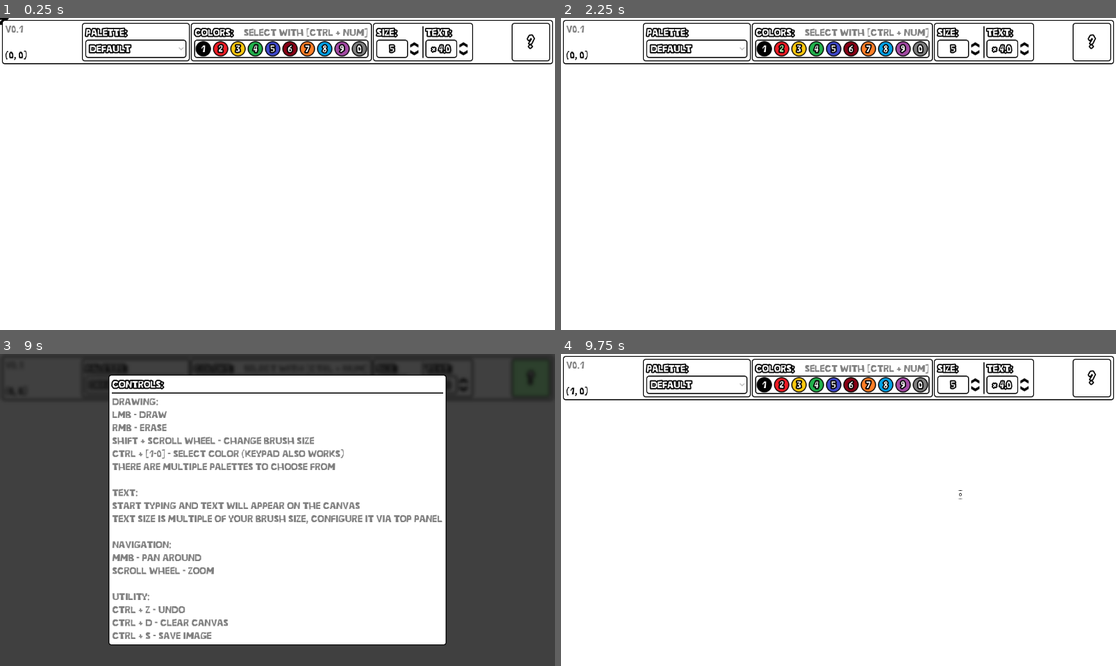
Above: before the commit, frames 1-4 (two rows, left to right).
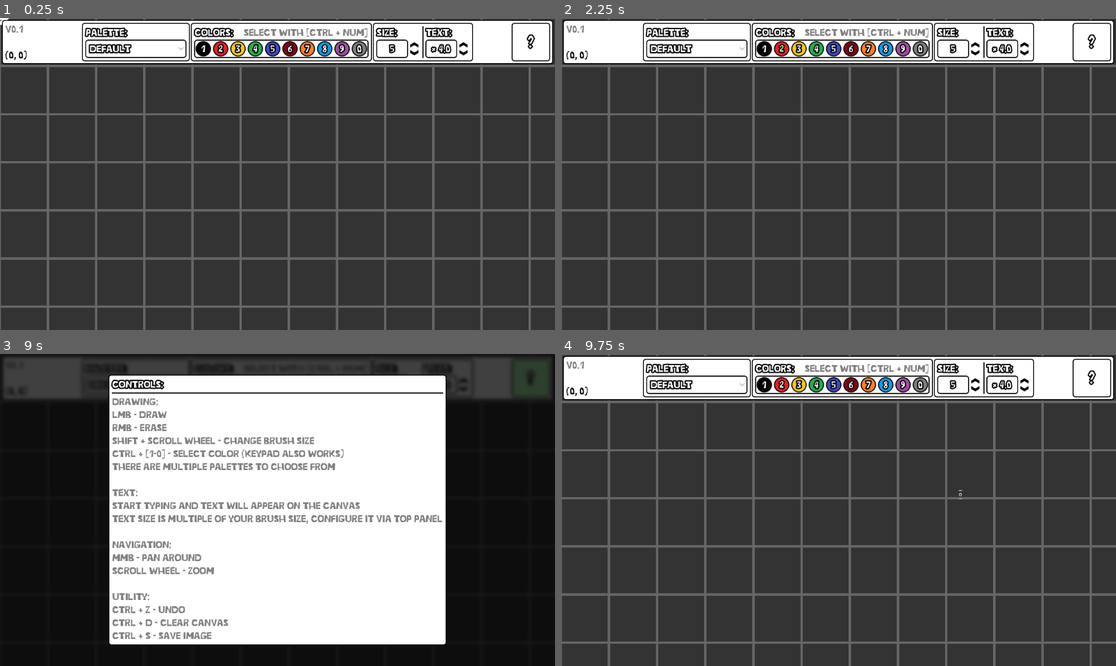
Above: after the commit, the same moments.

Repository: Limofeus/kvikpaint
Game: Godot game, scene res://scenes/main.tscn
Two runs of this game, one before a commit and one after it. Both use one fixed random seed, a clock stepped at 60 frames per second and the inputs below.
Inputs (mouse positions are in pixels of both pictures, inside the frame that each line leads up to):
- Up to frame 1 (0.25 s): no input
- Up to frame 2 (2.25 s): click "Default" at 0.5 s; click "1" at 1.25 s; click "2" at 2 s
- Up to frame 3 (9 s): click "3" at 2.75 s; click "4" at 3.5 s; click "5" at 4.25 s; click "6" at 5 s; click "7" at 5.75 s; click "8" at 6.5 s; click "9" at 7.25 s; click "0" at 8 s; click "?" at 8.75 s
- Up to frame 4 (9.75 s): tap Enter at 9.5 s; move the mouse to (960, 494) at 9.52 s; hold Right (arrow_right) from 9.53 s (still down); hold Ctrl (ctrl_modifier_key) from 9.53 s (still down); click (960, 494) at 9.67 s

The runs differ from the first frame. In frame 1, 86% of the frame differs, in the area x 0-100%, y 0-100%; in frame 2, 86%; in frame 3, 38%; in frame 4, 86%.
Error before the commit: Invalid access to property or key 'save_file_version' on a base object of type 'Nil'. (res://scripts/save_system.gd:84)
Error after the commit: Invalid access to property or key 'save_file_version' on a base object of type 'Nil'. (res://scripts/save_system.gd:118)

Commit message:
Я потратил СЛИШКОМ много времени ища баг в многопоточности но как оказалось он происходил из-за call_deffered в контроллере.. пипец короче вот по этому нужно бутстрап использовать а не задержку на обновление добавлять

Diff:
--- a/scenes/main.tscn
+++ b/scenes/main.tscn
@@ -466,6 +466,8 @@
 anchors_preset = 15
 anchor_right = 1.0
 anchor_bottom = 1.0
+offset_top = -1.0
+offset_bottom = -1.0
 grow_horizontal = 2
 grow_vertical = 2
 script = ExtResource("31_qkpxi")
@@ -505,10 +507,6 @@
 theme_override_font_sizes/font_size = 15
 vertical_alignment = 1
 
-[node name="ColorRect" type="ColorRect" parent="." unique_id=1999692638]
-offset_right = 40.0
-offset_bottom = 40.0
-
 [connection signal="item_selected" from="InterfaceLayer/MarginContainer/VBoxContainer/PanelContainer/MarginContainer/HBoxContainer/CenterContainer/PanelContainer/MarginContainer/VBoxContainer/OptionButton" to="PaletteController" method="change_palette_by_id"]
 [connection signal="value_changed" from="InterfaceLayer/MarginContainer/VBoxContainer/PanelContainer/MarginContainer/HBoxContainer/CenterContainer/PanelContainer3/MarginContainer/HBoxContainer/VBoxContainer/SpinBox" to="BrushController" method="change_brush_size"]
 [connection signal="value_changed" from="InterfaceLayer/MarginContainer/VBoxContainer/PanelContainer/MarginContainer/HBoxContainer/CenterContainer/PanelContainer3/MarginContainer/HBoxContainer/VBoxContainer2/SpinBox" to="BrushController" method="change_brush_text_size_mult"]
--- a/scripts/canvas.gd
+++ b/scripts/canvas.gd
@@ -16,11 +16,11 @@
 var undo_buffer : Array[Image] = []
 
 func _ready():
-	canvas_image = Image.create(1600, 900, false, Image.FORMAT_RGBA8)
-	canvas_image.fill(Color.WHITE)
+	#canvas_image = Image.create(1600, 900, false, Image.FORMAT_RGBA8)
+	#canvas_image.fill(Color.WHITE)
 	#canvas_image.generate_mipmaps() #Leave that out until zoom is implemented
-	canvas_texture = ImageTexture.create_from_image(canvas_image)
-	texture = canvas_texture
+	#canvas_texture = ImageTexture.create_from_image(canvas_image)
+	#texture = canvas_texture
 
 	blur_mask = Image.create(1600, 900, false, Image.FORMAT_RGBA8)
 	blur_mask.fill(Color(0.1, 0.1, 0.1, 0.1))
@@ -45,9 +45,16 @@
 
 func set_image(image : Image):
 	canvas_image = image
-	canvas_texture.update(canvas_image)
+	if canvas_texture != null:
+		canvas_texture.update(canvas_image)
+	else:
+		print("Creating canvas texture")
+		canvas_texture = ImageTexture.create_from_image(canvas_image)
+		texture = canvas_texture
 
 func get_image() -> Image:
+	if canvas_image == null:
+		return null
 	return canvas_image.duplicate()
 
 func apply_buffer(blur_edges : bool = false):
--- a/scripts/controllers/canvas_controller.gd
+++ b/scripts/controllers/canvas_controller.gd
@@ -5,6 +5,9 @@
 @export var canvas_offseter : OffsetCanvases = null
 
 var canvas_offset : Vector2i = Vector2i.ZERO
+var _canvas_loader : CanvasLoader = null
+
+signal changing_canvas(new_coords : Vector2i)
 
 @onready var image_save_path : String = OS.get_system_dir(OS.SYSTEM_DIR_DOWNLOADS)
 
@@ -33,19 +36,34 @@
 				offset_canvas(Vector2i.UP)
 
 func offset_canvas(offset : Vector2i):
+	if offset == Vector2i.ZERO:
+		return
+	changing_canvas.emit(offset)
+	print("Preparing to set image of canvas with coords: ", canvas_offset)
+	_canvas_loader.set_canvas_data_image(canvas_offset, get_image())
+
 	set_canvas_offset(canvas_offset + offset)
 	print("New canvas offset: ", canvas_offset)
-	#TODO: Implement multiple canvases and canvas offset
 
 func set_canvas_loader(canvas_loader : CanvasLoader):
-	pass
+	_canvas_loader = canvas_loader
+	canvas_offseter.set_canvas_loader(canvas_loader)
 
 func set_canvas_offset(offset : Vector2i):
 	canvas_offset = offset
 	canvas_offseter.select_canvas(canvas_offset)
 
+	var canvas_data = _canvas_loader.request_canvas_data(canvas_offset, true)
+	var new_image = canvas_data._canvas_image
+	if new_image == null:
+		new_image = Image.create(1600, 900, false, Image.FORMAT_RGBA8)
+		new_image.fill(Color.WHITE)
+	else:
+		new_image = new_image.duplicate()
+	set_image(new_image)
+
 func set_image(image : Image):
-	canvas.call_deferred("set_image", image)
+	canvas.set_image(image)
 
 func get_image() -> Image:
 	return canvas.get_image()
--- a/scripts/offset_canvases.gd
+++ b/scripts/offset_canvases.gd
@@ -11,19 +11,29 @@
 
 @export var _enable_hidden_expand : bool = true
 
+var _canvas_loader : CanvasLoader = null
 var selected_canvas_coords : Vector2i = Vector2i.ZERO
 
 var _lerp_dampen_target : Vector2 = Vector2.ZERO
 
 var _hidden_expand_vector : Vector2 = Vector2.ZERO
 
-func _ready() -> void:
-	create_offset_canvas_grid(_grid_expand)
+#func _ready() -> void:
+	#create_offset_canvas_grid(_grid_expand)
 
 func _process(delta: float) -> void:
 	dampen_to_target(Vector2(selected_canvas_coords) * _canvas_spacing, delta)
 	scale_offset_canvses()
 	dampen_transparency_target(float(Input.is_action_pressed("ctrl_modifier_key")), delta)
+
+func set_canvas_loader(canvas_loader : CanvasLoader) -> void:
+	_canvas_loader = canvas_loader
+	_canvas_loader.canvas_finished_loading.connect(canvas_data_finished_loading)
+	create_offset_canvas_grid(_grid_expand)
+
+func canvas_data_finished_loading(coords : Vector2i) -> void:
+	#_get_child_by_canvas_coords(coords).texture = _canvas_loader.request_canvas_data(coords)._canvas_texture
+	pass #TODO: do
 
 func dampen_to_target(target_position : Vector2, delta : float) -> void:
 	_lerp_dampen_target = StaticUtility.lerp_dampen(_lerp_dampen_target, target_position, _lerp_dampen_lambda, delta)
@@ -62,6 +72,23 @@
 
 			texture_rect.position = _canvas_spacing * Vector2(coords)
 
+func update_canvas_grid_data() -> void:
+	for i in range(-_grid_expand.x, _grid_expand.x + 1 + (int(_enable_hidden_expand))):
+		for j in range(-_grid_expand.y, _grid_expand.y + 1 + (int(_enable_hidden_expand))):
+			var coords = Vector2i(i, j) + selected_canvas_coords
+			var canvas_data = _canvas_loader.request_canvas_data(coords, true)
+			if canvas_data._canvas_texture != null:
+				_get_child_by_canvas_coords(coords).texture = canvas_data._canvas_texture
+
+func _get_child_by_canvas_coords(coords : Vector2i) -> Control:
+	var relative_coords : Vector2i = coords - selected_canvas_coords
+	relative_coords -= Vector2i(_hidden_expand_vector)
+	relative_coords += Vector2i(_grid_expand)
+	var child_index = (relative_coords.y * _grid_expand.x) + relative_coords.x
+	if child_index >= get_child_count():
+		return null
+	return get_child(child_index)
+
 func scale_offset_canvses() -> void:
 	for child_control : Control in get_children():
 		var coords : Vector2 = (child_control.position + position) / _canvas_spacing
--- a/scripts/resources/saved_canvas.gd
+++ /dev/null
@@ -1,5 +0,0 @@
-extends Resource
-class_name SavedCanvas
-
-#Canvas coords in filename so user can rearrange them if needed
-@export var canvas_image : Image = null
--- a/scripts/save_system.gd
+++ b/scripts/save_system.gd
@@ -5,20 +5,24 @@
 
 const SAVE_FILE_PATH = "user://save_file.funky"
 const SAVED_CANVASES_PATH = "user://saved_canvases/"
-const CANVAS_NAME_TEMPLATE = "save_canvas_%d_%d.funky"
+const CANVAS_NAME_TEMPLATE = "save_canvas_%d_%d.png"
 const CANVAS_NAME_COORDS_SEPARATOR = "_"
 
 @export var brush_controller : BrushController = null
 @export var palette_controller : PaletteController = null
 @export var canvas_controller : CanvasController = null
+
 var canvas_loader : CanvasLoader = CanvasLoader.new()
+var async_saving_thread_pool : Array[Thread] = []
+var thread_pool_mutex : Mutex = Mutex.new()
 
 @export var hint_node : Control = null
 
-var canvas_file_map : Dictionary[Vector2i, String] = {}
-
 func _ready():
 	#get_tree().set_auto_accept_quit(false) # :)
+	canvas_controller.changing_canvas.connect((save_current_canvas.bind(true).unbind(1)))
+	canvas_loader.absolute_canvas_path_template = SAVED_CANVASES_PATH + CANVAS_NAME_TEMPLATE
+
 	var save_resource = load_save_resource()
 	save_resource = apply_backward_compatibility(save_resource)
 	if save_resource != null:
@@ -27,7 +31,11 @@
 func _notification(what):
 	if what == NOTIFICATION_WM_CLOSE_REQUEST:
 		print("Close request")
+		for thread in async_saving_thread_pool:
+			thread.wait_to_finish()
+
 		save_to_file(compose_save_file())
+		save_current_canvas()
 
 func extract_ints_from_filename(filename: String) -> Vector2i:
 	var parts := filename.substr(0, filename.find(".")).split(CANVAS_NAME_COORDS_SEPARATOR)
@@ -39,7 +47,7 @@
 
 	composed_save_resource.brush_settings = brush_controller._brush_settings.duplicate()
 	composed_save_resource.palette = palette_controller.current_palette.duplicate()
-	composed_save_resource.canvas_image = canvas_controller.get_image()
+	#composed_save_resource.canvas_image = canvas_controller.get_image()
 
 	composed_save_resource.selected_canvas = canvas_controller.canvas_offset
 
@@ -50,9 +58,9 @@
 	brush_controller._brush_settings = save_resource.brush_settings
 	palette_controller.current_palette = save_resource.palette
 
-	canvas_controller.set_canvas_loader(canvas_loader) #TODO: Продолжить завтра...
+	canvas_controller.set_canvas_loader(canvas_loader)
 	canvas_controller.set_canvas_offset(save_resource.selected_canvas)
-	canvas_controller.set_image(save_resource.canvas_image)
+	#canvas_controller.set_image(save_resource.canvas_image)
 
 	hint_node.visible = false
 
@@ -62,6 +70,32 @@
 	#print(save_resource)
 	save_file.store_var(save_resource, true)
 	save_file.close()
+
+func save_current_canvas(async_save : bool = false) -> void:
+	if async_save:
+		var image_to_save = canvas_controller.get_image()
+		var save_coords = canvas_controller.canvas_offset
+
+		var save_thread = Thread.new()
+		thread_pool_mutex.lock()
+		async_saving_thread_pool.append(save_thread)
+		thread_pool_mutex.unlock()
+		save_thread.start(save_canvas_at_coords.bind(image_to_save, save_coords, save_thread))
+	else:
+		save_canvas_at_coords(canvas_controller.get_image(), canvas_controller.canvas_offset)
+
+func save_canvas_at_coords(canvas_image : Image, coords : Vector2i, async_thread : Thread = null) -> void:
+	if canvas_image == null:
+		return
+	var canvas_filename = CANVAS_NAME_TEMPLATE % [coords.x, coords.y]
+	if !DirAccess.dir_exists_absolute(SAVED_CANVASES_PATH):
+		DirAccess.make_dir_absolute(SAVED_CANVASES_PATH)
+	canvas_image.save_png(SAVED_CANVASES_PATH + canvas_filename)
+
+	if async_thread != null:
+		thread_pool_mutex.lock()
+		async_saving_thread_pool.erase(async_thread)
+		thread_pool_mutex.unlock()
 
 func load_save_resource() -> SaveResource:
 	if not FileAccess.file_exists(SAVE_FILE_PATH):
@@ -86,4 +120,8 @@
 	if not "selected_canvas" in save_resource:
 		print("No selected canvas")
 		save_resource.selected_canvas = Vector2i.ZERO
+	if save_resource.canvas_image != null:
+		print("Canvas image is stored in save resource, saving separately")
+		save_canvas_at_coords(save_resource.canvas_image, Vector2.ZERO)
+		save_resource.canvas_image = null
 	return save_resource
--- a/scripts/utility/canvas_loader.gd
+++ b/scripts/utility/canvas_loader.gd
@@ -1,17 +1,92 @@
 class_name CanvasLoader
 
+const MAX_LOADED_CANVAS_COUNT = 50 #Default canvas grid is 7x7=49... and an extra one for good measure
+
+var absolute_canvas_path_template : String = ""
 var canvases_by_coords : Dictionary[Vector2i, CanvasData] = {}
 var canvas_queue : Array[CanvasData] = []
 
+signal canvas_finished_loading(canvas_coords : Vector2i)
+
 class CanvasData:
-	var canvas_image : Image = null
-	var canvas_coords : Vector2i = Vector2i.ZERO
-	var canvas_load_mutex : Mutex = Mutex.new()
-	var canvas_load_state : int = CanvasLoadingState.UNLOADED
+	var _canvas_image : Image = null
+	#var _canvas_texture : ImageTexture = null
+	var _canvas_coords : Vector2i = Vector2i.ZERO
+	var _canvas_load_mutex : Mutex = Mutex.new()
+	var _canvas_load_thread : Thread = Thread.new()
+	var _canvas_load_state : int = CanvasLoadingState.UNLOADED
+
+	signal canvas_load_state_changed(canvas_load_state : CanvasLoadingState)
 
 	enum CanvasLoadingState {UNLOADED, NO_FILE, LOADING, LOADED, FAILED}
 
 	func set_canvas_loading_state(state : int) -> void:
-		canvas_load_mutex.lock()
-		canvas_load_state = state
-		canvas_load_mutex.unlock()
+		_canvas_load_mutex.lock()
+		_canvas_load_state = state
+		print("On canvas ", _canvas_coords, " state changed to: ", _canvas_load_state)
+		_canvas_load_mutex.unlock()
+		canvas_load_state_changed.emit(_canvas_load_state)
+
+	func load_canvas_from_file(filepath : String, multithreaded : bool = true) -> void:
+		if _canvas_load_state == CanvasLoadingState.LOADING:
+			return
+		if !FileAccess.file_exists(filepath):
+			set_canvas_loading_state(CanvasLoadingState.NO_FILE)
+			return
+		set_canvas_loading_state(CanvasLoadingState.LOADING)
+		if multithreaded:
+			_canvas_load_thread.start(_load_canvas_from_file.bind(filepath))
+		else:
+			_load_canvas_from_file(filepath)
+
+	func _load_canvas_from_file(filepath : String) -> void:
+		_canvas_image = Image.load_from_file(filepath)
+		#_canvas_texture = ImageTexture.create_from_image(_canvas_image)
+		set_canvas_loading_state(CanvasLoadingState.LOADED)
+
+	func _init(canvas_coords : Vector2i) -> void:
+		_canvas_coords = canvas_coords
+
+	func _notification(what: int) -> void:
+		if what == NOTIFICATION_PREDELETE:
+			_canvas_load_thread.wait_to_finish()
+
+func _on_canvas_load_state_changed(canvas_load_state : int, coords : Vector2i) -> void:
+	if canvas_load_state == CanvasData.CanvasLoadingState.LOADED:
+		canvas_finished_loading.emit(coords)
+
+func create_canvas_data(coords : Vector2i) -> CanvasData:
+	var canvas_data = CanvasData.new(coords)
+	canvas_data.canvas_load_state_changed.connect(_on_canvas_load_state_changed.bind(coords))
+
+	canvases_by_coords[coords] = canvas_data
+	canvas_queue.push_back(canvas_data)
+	if canvas_queue.size() > MAX_LOADED_CANVAS_COUNT:
+		canvases_by_coords.erase(canvas_queue.pop_front()._canvas_coords)
+	return canvas_data
+
+func set_canvas_data_image(coords : Vector2i, image : Image) -> void:
+	print("Setting image of canvas with coords: ", coords)
+	var canvas_data = canvases_by_coords[coords]
+	canvas_data._canvas_image = image.duplicate()
+	#if canvas_data._canvas_texture == null:
+	#	canvas_data._canvas_texture = ImageTexture.create_from_image(image)
+	#else:
+	#	canvas_data._canvas_texture.set_image(image)
+
+func load_canvas_at_coords(coords : Vector2i, force_load : bool = false) -> void:
+	var canvas_data = null
+	if canvases_by_coords.has(coords):
+		canvas_data = canvases_by_coords[coords]
+	else:
+		canvas_data = create_canvas_data(coords)
+	canvas_data.load_canvas_from_file(absolute_canvas_path_template % [coords.x, coords.y], !force_load)
+
+func request_canvas_data(coords : Vector2i, force_load : bool = false) -> CanvasData:
+	print("Requested canvas for coords: ", coords)
+	if canvases_by_coords.has(coords):
+		print("Fast returning canvas with: ", canvases_by_coords[coords]._canvas_coords)
+		return canvases_by_coords[coords]
+	load_canvas_at_coords(coords, force_load)
+	print("Load returning canvas with: ", canvases_by_coords[coords]._canvas_coords)
+	return canvases_by_coords[coords]
Not shown, removed: scripts/resources/saved_canvas.gd.uid
